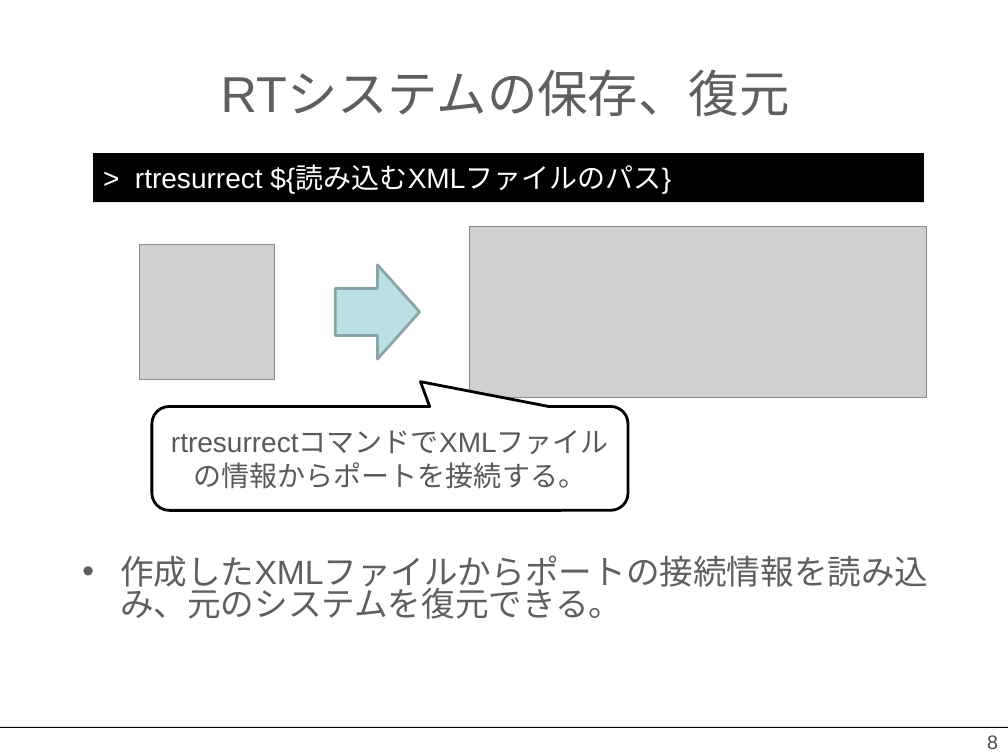
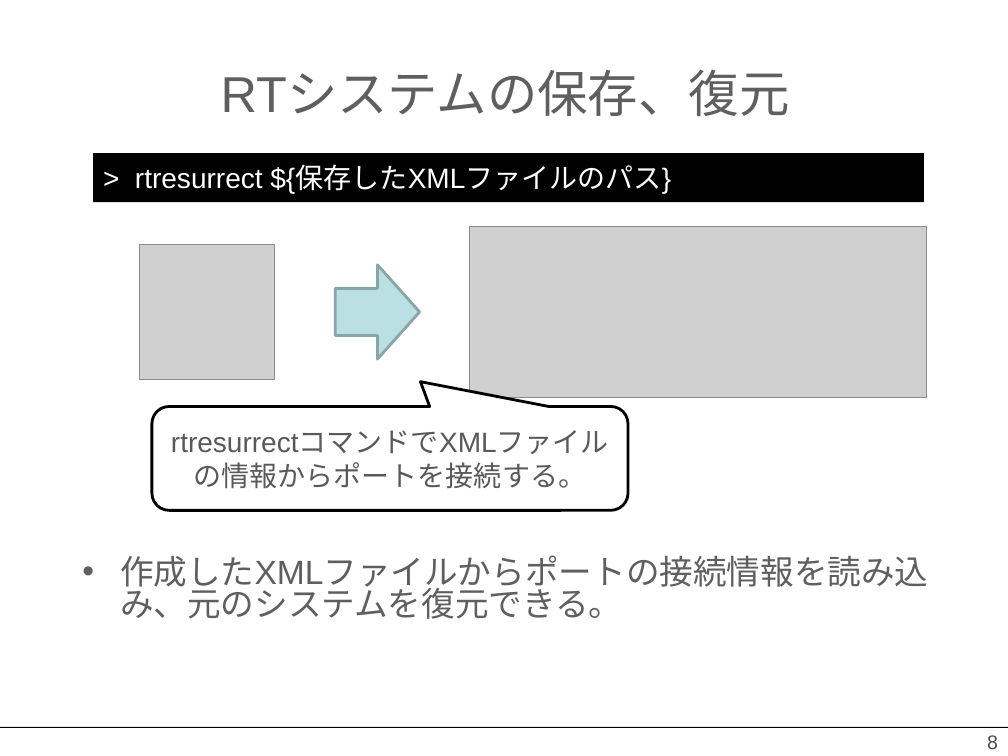
Before and after one commit to OpenRTM/RTM_Tutorial, a slide deck: slide 8 of ppt/rtshell入門.pptx. Drawn at 1008x756 pixels with LibreOffice and Linux fonts; fonts in the diff are those of the drawing; grey boxes stand for pictures; background and template pictures are left out. Boxes give left, top, right and bottom in pixels: in the first picture for what was removed or moved away, otherwise in the second. Text is boxed around its words. In the diff, an @@ line names an element or a change of style, - is before the commit and + after.

```diff
--- a/ppt/rtshell入門.pptx
+++ b/ppt/rtshell入門.pptx
@@ text in rectangle at bbox=[135, 166, 671, 193]: text changed @@
-> rtresurrect ${読み込むXMLファイルのパス}
+> rtresurrect ${保存したXMLファイルのパス}
```
Also in this commit, not shown: 12 other files.
